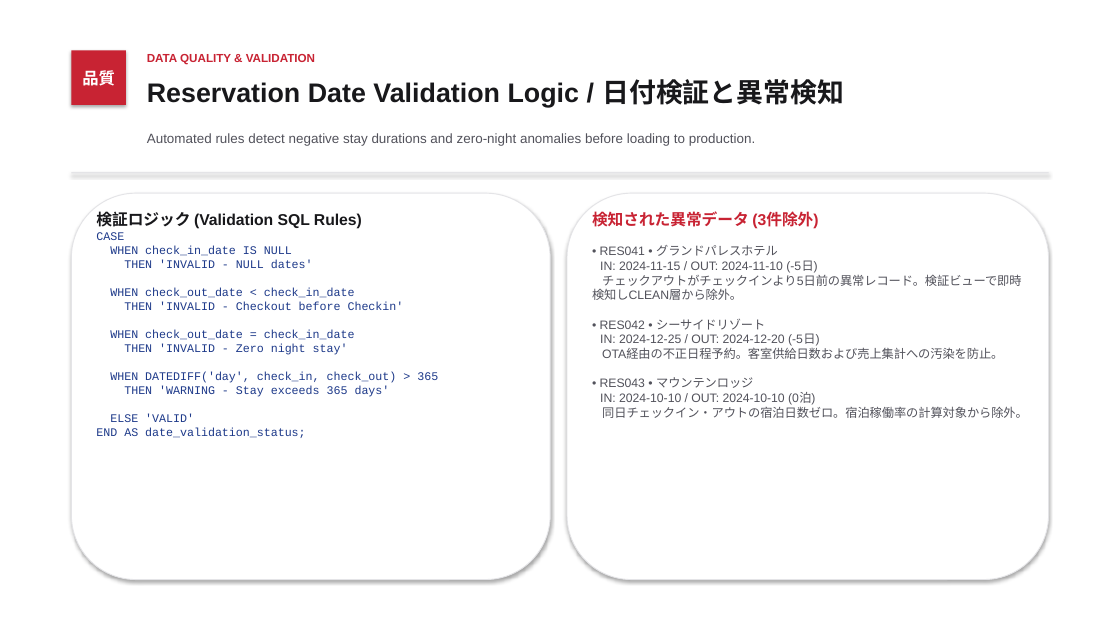
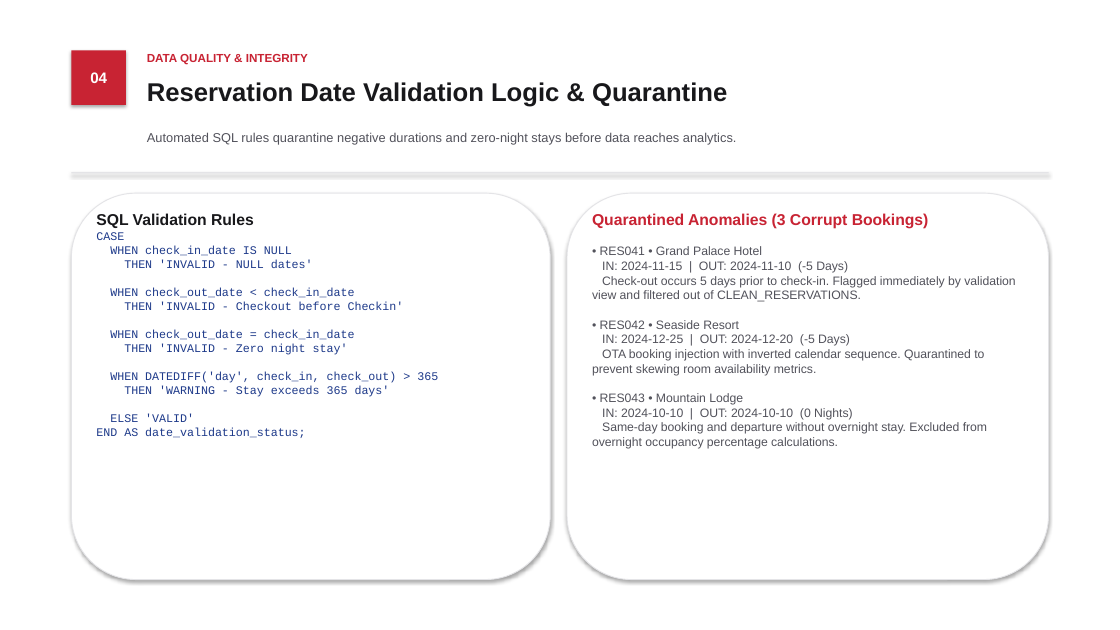
Before and after one commit to ashlesh0805/snowflake-hotel-reservation-analytics, a slide deck: slide 4 of Hotel_Reservation_Analytics_Japanese_Style.pptx. Drawn at 1120x630 pixels with LibreOffice and Linux fonts; fonts in the diff are those of the drawing. Boxes give left, top, right and bottom in pixels: in the first picture for what was removed or moved away, otherwise in the second. Text is boxed around its words. In the diff, an @@ line names an element or a change of style, - is before the commit and + after.

```diff
--- a/Hotel_Reservation_Analytics_Japanese_Style.pptx
+++ b/Hotel_Reservation_Analytics_Japanese_Style.pptx
@@ text at (147, 54, 308, 64): text changed @@
-DATA QUALITY & VALIDATION
+DATA QUALITY & INTEGRITY
@@ text in rectangle at (90, 72, 107, 83): text changed; size 14 to 13 pt @@
-品質
+04
@@ text at (147, 82, 727, 107): text changed; size 23 to 22 pt @@
-Reservation Date Validation Logic / 日付検証と異常検知
+Reservation Date Validation Logic & Quarantine
@@ text at (147, 132, 737, 145): text changed; size 11.5 to 11 pt @@
-Automated rules detect negative stay durations and zero-night anomalies before loading to production.
+Automated SQL rules quarantine negative durations and zero-night stays before data reaches analytics.
@@ text at (96, 213, 254, 228): text changed @@
-検証ロジック (Validation SQL Rules)
+SQL Validation Rules
@@ text at (592, 213, 1015, 449): text changed @@
-検知された異常データ (3件除外)
-• RES041 • グランドパレスホテル
-IN: 2024-11-15 / OUT: 2024-11-10 (-5日)
-チェックアウトがチェックインより5日前の異常レコード。検証ビューで即時検知しCLEAN層から除外。
-• RES042 • シーサイドリゾート
-IN: 2024-12-25 / OUT: 2024-12-20 (-5日)
-OTA経由の不正日程予約。客室供給日数および売上集計への汚染を防止。
-• RES043 • マウンテンロッジ
-IN: 2024-10-10 / OUT: 2024-10-10 (0泊)
-同日チェックイン・アウトの宿泊日数ゼロ。宿泊稼働率の計算対象から除外。
+Quarantined Anomalies (3 Corrupt Bookings)
+• RES041 • Grand Palace Hotel
+IN: 2024-11-15 | OUT: 2024-11-10 (-5 Days)
+Check-out occurs 5 days prior to check-in. Flagged immediately by validation view and filtered out of CLEAN_RESERVATIONS.
+• RES042 • Seaside Resort
+IN: 2024-12-25 | OUT: 2024-12-20 (-5 Days)
+OTA booking injection with inverted calendar sequence. Quarantined to prevent skewing room availability metrics.
+• RES043 • Mountain Lodge
+IN: 2024-10-10 | OUT: 2024-10-10 (0 Nights)
+Same-day booking and departure without overnight stay. Excluded from overnight occupancy percentage calculations.
```
Also in this commit, not shown: 6 other slides changed, 2 other files.
